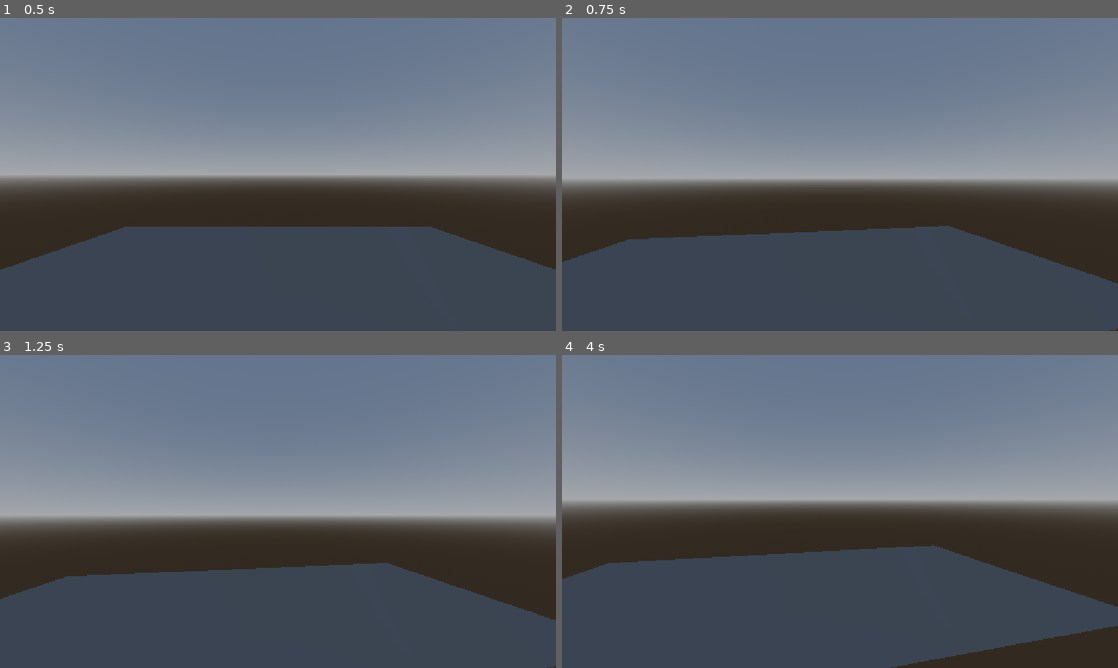
Above: before the commit, frames 1-4 (two rows, left to right).
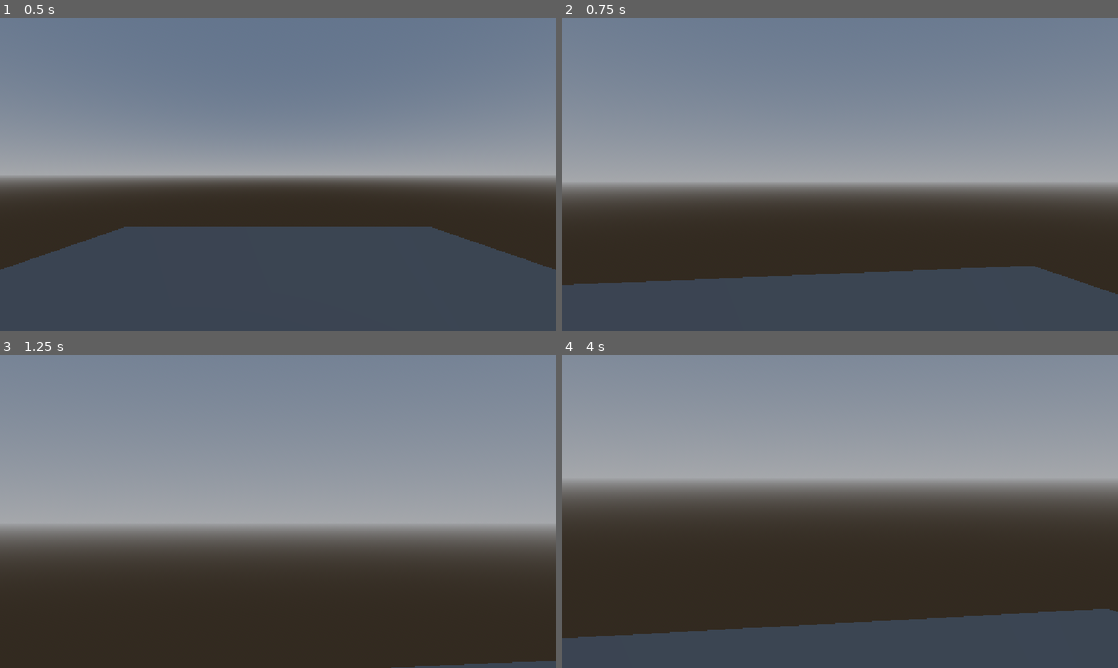
Above: after the commit, the same moments.

Repository: Kaw7n/duvidas-porfavor
Game: Godot game, scene res://sala_de_aula.tscn
Same seed, same stepped clock (60 frames per second), same inputs: the game is played once before the commit and once after it.
Inputs (mouse positions are in pixels of both pictures, inside the frame that each line leads up to):
- Up to frame 1 (0.5 s): no input
- Up to frame 2 (0.75 s): tap Enter at 0.5 s; move the mouse to (962, 158) at 0.52 s; hold Q from 0.53 s (still down)
- Up to frame 3 (1.25 s): keep holding Q
- Up to frame 4 (4 s): tap Space at 1.25, 3.5 s; move the mouse to (728, 527) at 1.27 s; release Q at 1.28 s; tap Q at 1.35, 2.85 s; move the mouse to (895, 442) at 2.02 s; hold Q 2.03-2.78 s; tap Enter at 2.75 s; move the mouse to (812, 574) at 2.77 s; move the mouse to (1006, 558) at 3.52 s; hold Q from 3.53 s (still down)

Frame 1 is identical in both runs. In frame 2, 17% of the frame differs, in the area x 0-100%, y 51-100%; in frame 3, 41%; in frame 4, 55%, in the area x 0-100%, y 0-100%.

Commit message:
Adiciona zoom na câmera via tecla Q
Aqui o código da camera_3d.gd foi atualizado com a funcionalidade de conseguir dar zoom.
As variáveis no começo definem o quanto é possível dar zoom e qual a velocidade até chegar ao zoom máximo.

Diff:
--- a/camera_3d.gd
+++ b/camera_3d.gd
@@ -1,6 +1,10 @@
 extends Camera3D
 
 const sensibilidade := 0.0006
+
+const FOV_MIN := 30.0
+const FOV_MAX := 75.0
+const VELOCIDADE_ZOOM := 140.0
 
 var center_basis: Basis
 
@@ -9,6 +13,14 @@
 	center_basis = global_basis
 	Input.mouse_mode = Input.MOUSE_MODE_CONFINED
 
+func _process(delta: float):
+	if Input.is_key_pressed(KEY_Q):
+		fov = move_toward(fov, FOV_MIN, VELOCIDADE_ZOOM * delta)
+	else:
+		fov = move_toward(fov, FOV_MAX, VELOCIDADE_ZOOM * delta)
+
+
+
 func _input(event):
 	if event is InputEventMouseMotion:
 		var offset: Vector2 = -(get_viewport().get_mouse_position() - get_viewport().get_visible_rect().get_center()) * sensibilidade
